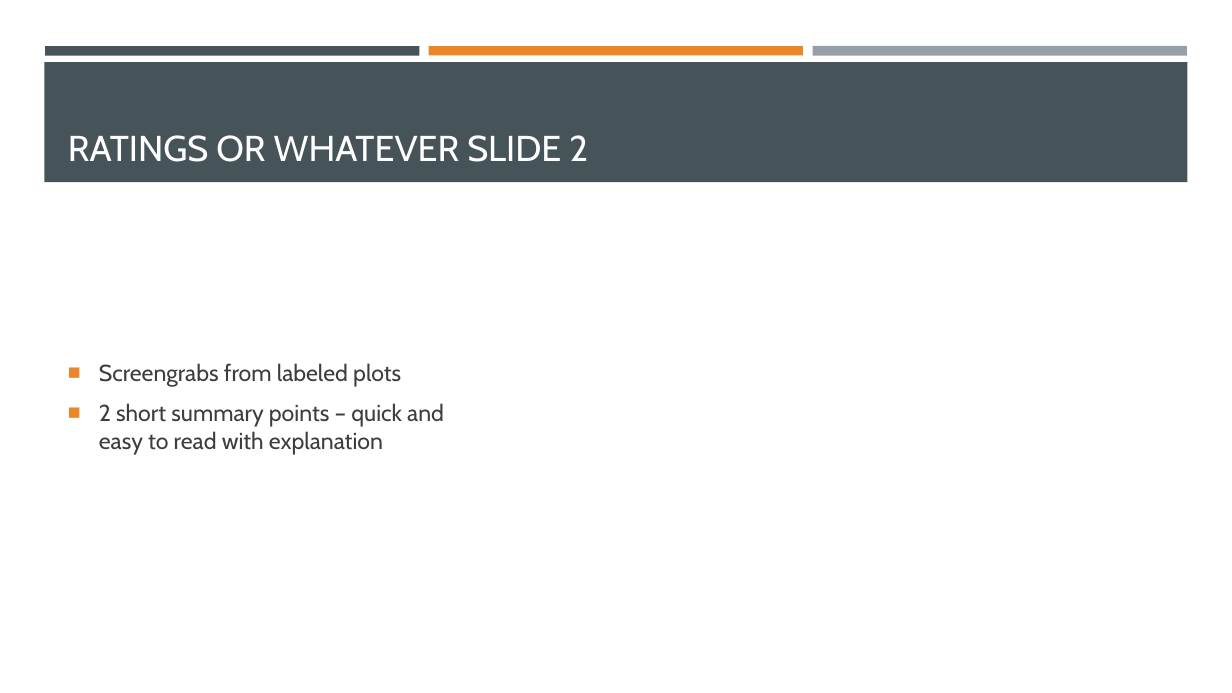
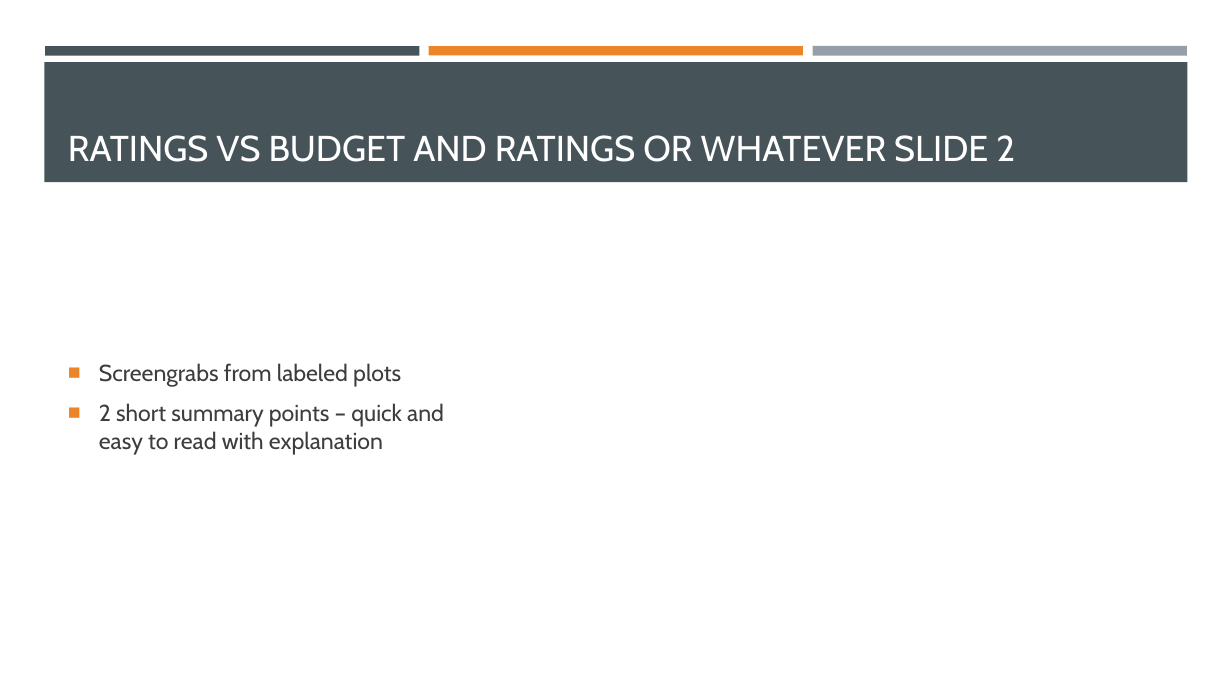
Before and after one commit to Robotrousers/Group1Proj1, a slide deck: slide 10 of MoMoviesPrez.pptx. Drawn at 1232x693 pixels with LibreOffice and Linux fonts; fonts in the diff are those of the drawing. Boxes give left, top, right and bottom in pixels: in the first picture for what was removed or moved away, otherwise in the second. Text is boxed around its words. In the diff, an @@ line names an element or a change of style, - is before the commit and + after.

```diff
--- a/MoMoviesPrez.pptx
+++ b/MoMoviesPrez.pptx
@@ title at bbox=[68, 135, 1015, 162]: text changed @@
-RATINGS OR WHATEVER SLIDE 2
+RATINGS VS BUDGET AND RATINGS OR WHATEVER SLIDE 2
```
Also in this commit, not shown: 2 other slides changed, 6 other files.
